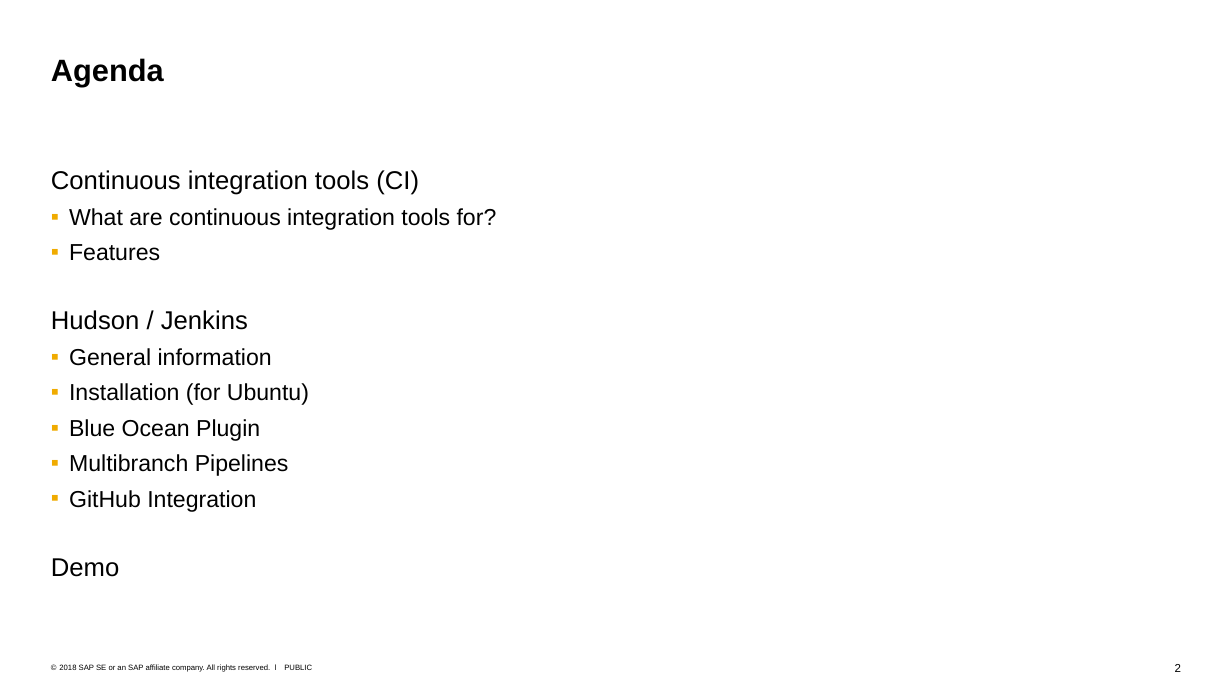
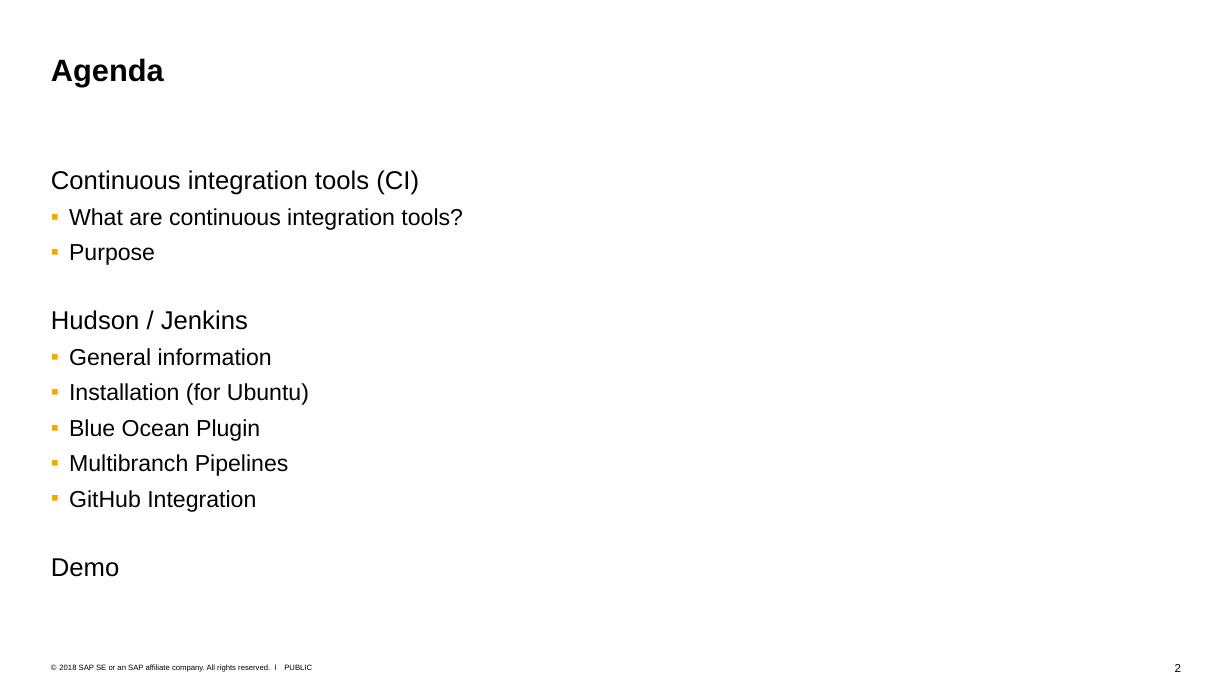
Before and after one commit to raphaelmue/e-portfolio-jenkins, a slide deck: slide 2 of e-Portfolio.pptx. Drawn at 1232x693 pixels with LibreOffice and Linux fonts; fonts in the diff are those of the drawing. Boxes give left, top, right and bottom in pixels: in the first picture for what was removed or moved away, otherwise in the second. Text is boxed around its words. In the diff, an @@ line names an element or a change of style, - is before the commit and + after.

```diff
--- a/e-Portfolio.pptx
+++ b/e-Portfolio.pptx
@@ text at (x1=69, y1=208, x2=463, y2=265): text changed @@
-  ▪ What are continuous integration tools for?
-  ▪ Features
+  ▪ What are continuous integration tools?
+  ▪ Purpose
```
Also in this commit, not shown: 1 other slide changed, 1 slide added, 1 slide removed, 1 other file.
